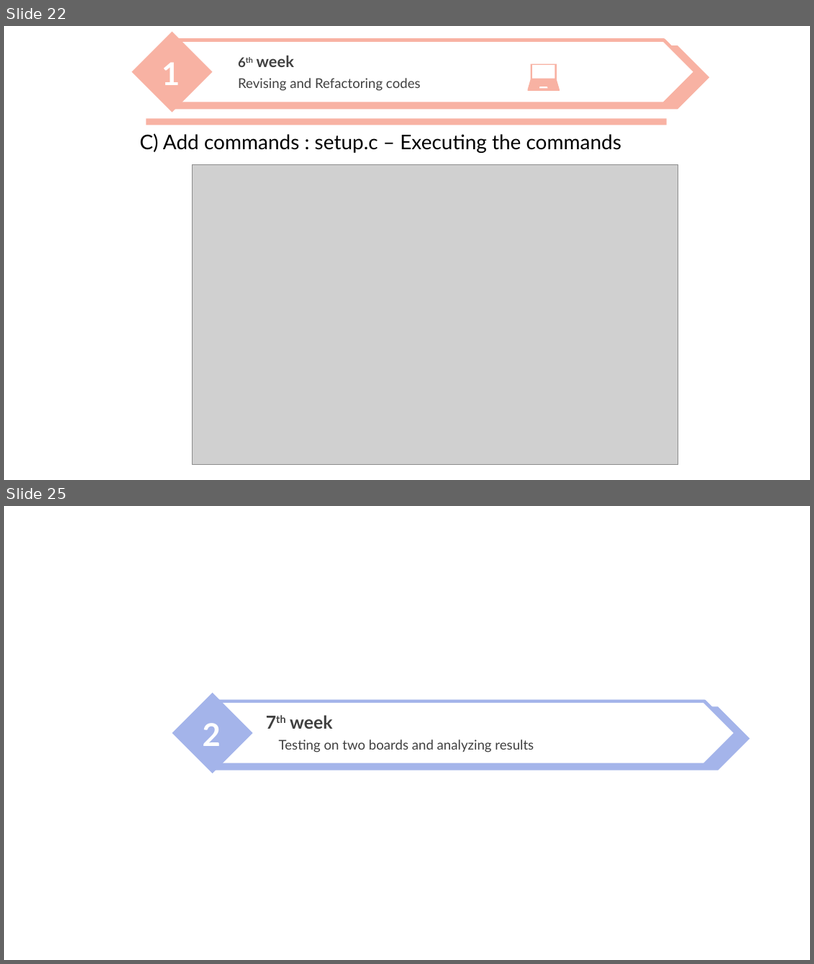
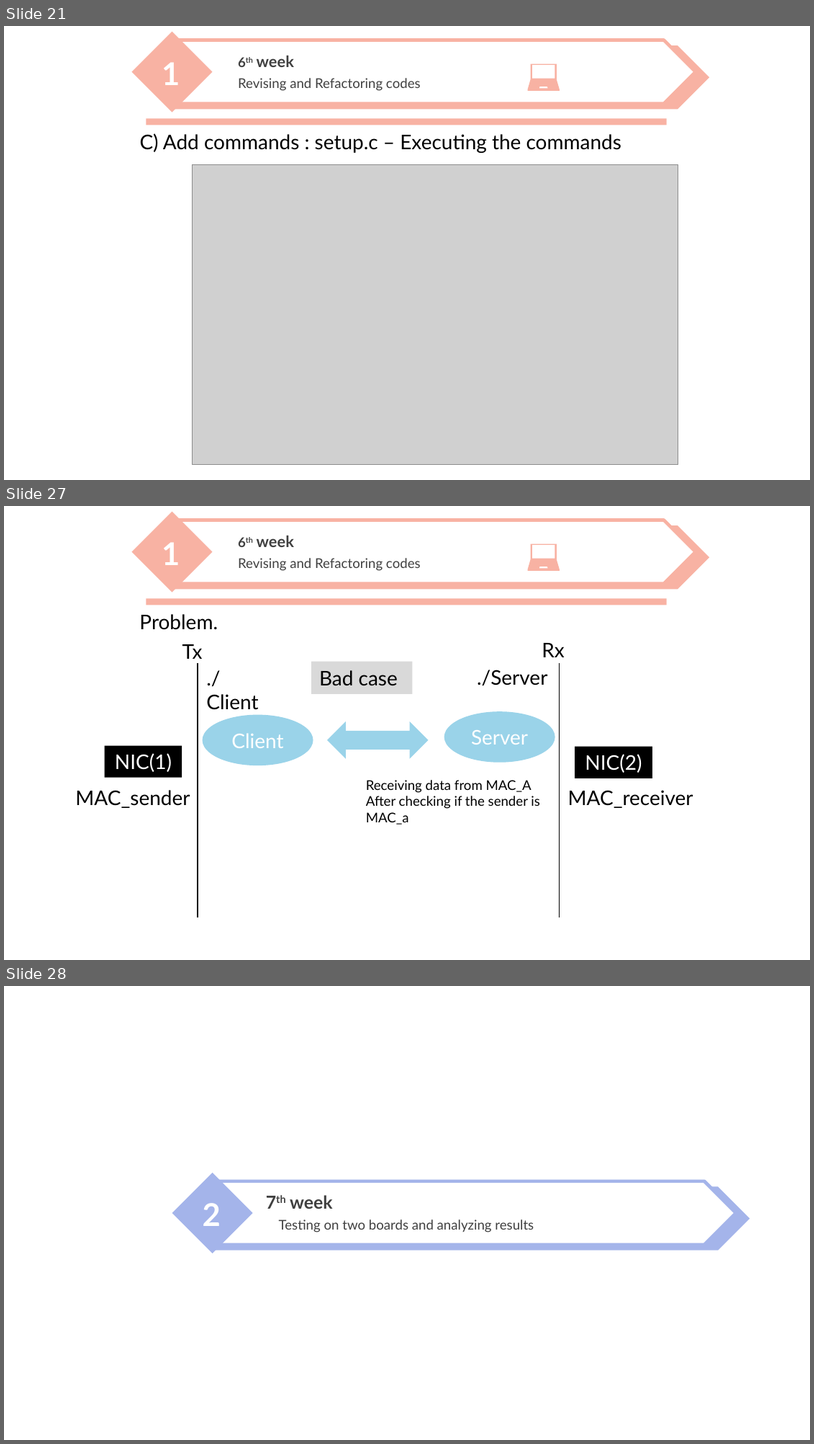
Before and after one commit to nicesick/Prototyping-Delay-Aware-V2X-Safe-Communications, a slide deck: documents/presentation/presentation_3.pptx. Shown one above the other, each under a label of ours: slides 22 and 25 before the commit, slides 21, 27 and 28 after it; the slides between them are not shown. The pictures are 814x964 and 814x1444 pixels, drawn with LibreOffice and Linux fonts; fonts in the diff are those of the drawing; grey boxes stand for pictures; background and template pictures are left out. Boxes give left, top, right and bottom in pixels: in the first picture for what was removed or moved away, otherwise in the second. Text is boxed around its words. In the diff, an @@ line names an element or a change of style, - is before the commit and + after.

```diff
--- a/documents/presentation/presentation_3.pptx
+++ b/documents/presentation/presentation_3.pptx
@@ slide 27 added at (x1=4, y1=506, x2=810, y2=960), background picture (left out) @@
@@ freeform shape added at (x1=528, y1=544, x2=561, y2=571), fill #F8B2A3 @@
@@ group added at (x1=131, y1=512, x2=710, y2=592): 3 texts, 2 pentagon arrows, 1 diamond @@
+1
+6th week
+Revising and Refactoring codes
@@ rectangle added at (x1=146, y1=599, x2=667, y2=605), fill #F8B2A3 @@
@@ text added at (x1=139, y1=614, x2=218, y2=630), 18 pt, text #000000 @@
+Problem.
@@ text added at (x1=183, y1=644, x2=203, y2=659), 18 pt, text #000000 @@
+Tx
@@ text added at (x1=542, y1=643, x2=564, y2=657), 18 pt, text #000000 @@
+Rx
@@ line added from (198, 663) to (198, 917), #000000 0.75 pt @@
@@ rectangle added at (x1=311, y1=662, x2=412, y2=694), fill #D9D9D9, 18 pt, text #000000 @@
+Bad case
@@ text added at (x1=477, y1=669, x2=548, y2=686), 18 pt, text #000000 @@
+./Server
@@ line added from (560, 663) to (560, 917), #000000 0.75 pt @@
@@ text added at (x1=206, y1=694, x2=258, y2=710), 18 pt, text #000000 @@
+./Client
@@ ellipse added at (x1=203, y1=715, x2=313, y2=766), fill #9AD3E9, 18 pt, text #FFFFFF @@
+Client
@@ left right arrow added at (x1=327, y1=721, x2=429, y2=759), fill #9AD3E9 @@
@@ ellipse added at (x1=445, y1=712, x2=555, y2=762), fill #9AD3E9, 18 pt, text #FFFFFF @@
+Server
@@ rectangle added at (x1=105, y1=746, x2=183, y2=777), fill #000000, 18 pt, text #FFFFFF @@
+NIC(1)
@@ rectangle added at (x1=575, y1=746, x2=652, y2=777), fill #000000, 18 pt, text #FFFFFF @@
+NIC(2)
@@ text added at (x1=366, y1=780, x2=540, y2=824), 12 pt, text #000000 @@
+Receiving data from MAC_A
+After checking if the sender is
+MAC_a
@@ text added at (x1=75, y1=790, x2=190, y2=808), 18 pt, text #000000 @@
+MAC_sender
@@ text added at (x1=568, y1=790, x2=694, y2=808), 18 pt, text #000000 @@
+MAC_receiver
@@ what was slide 22 is now slide 21 @@
@@ what was slide 25 is now slide 28 @@
```
Also in this commit, not shown: 4 slides changed, 3 other slides added, 2 other files.
